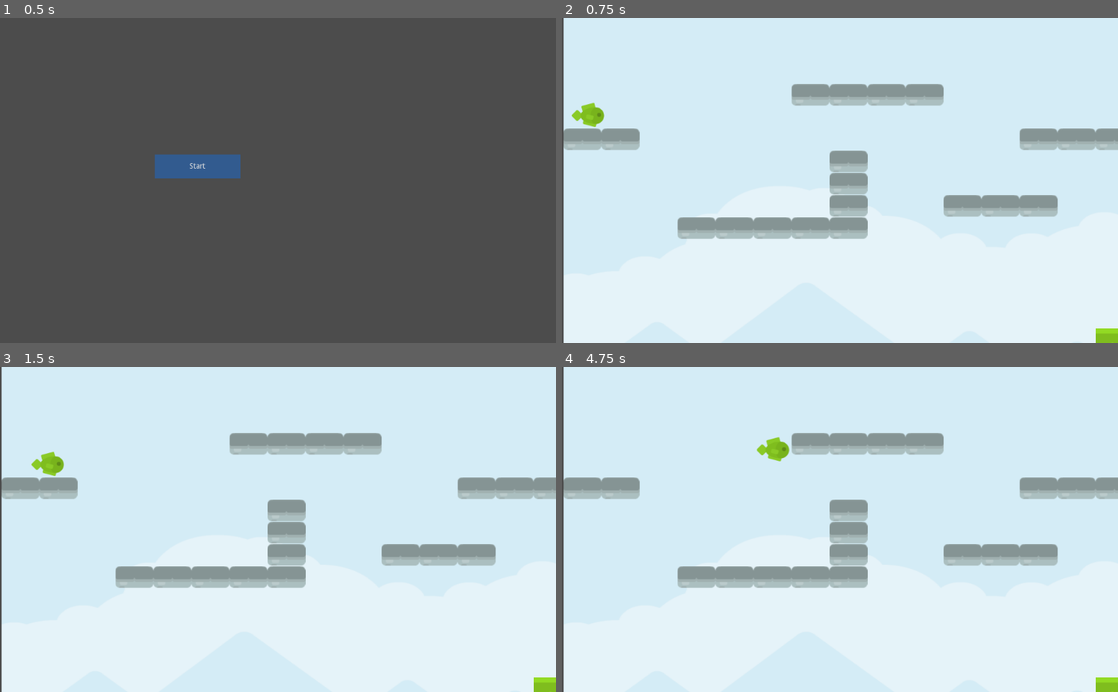
Above: before the commit, frames 1-4 (two rows, left to right).
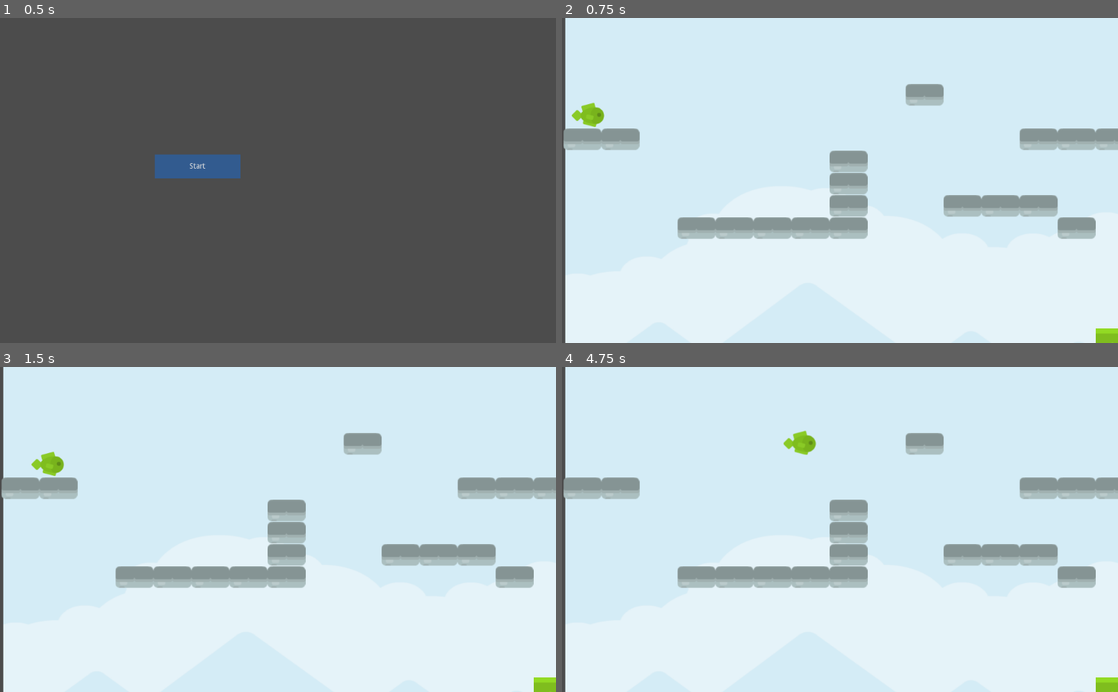
Above: after the commit, the same moments.

Repository: hellensoloviy/murio
Game: Godot game, scene res://Menu.tscn
Two runs of this game, one before a commit and one after it. Both use one fixed random seed, a clock stepped at 60 frames per second and the inputs below.
Inputs:
- Up to frame 1 (0.5 s): no input
- Up to frame 2 (0.75 s): click "Start" at 0.5 s
- Up to frame 3 (1.5 s): tap Enter at 1.25 s; hold D (move_right) from 1.28 s (still down)
- Up to frame 4 (4.75 s): tap W (jump) at 1.52, 2.27, 3.77, 4.52 s; release D (move_right) at 2.78 s; hold A (move_left) 2.78-3.53 s; hold D (move_right) from 3.53 s (still down)

Frame 1 is identical in both runs. In frame 2, 2.1% of the frame differs, in the area x 0-96%, y 0-100%; in frame 3, 2.1%; in frame 4, 2.5%.

Commit message:
add snake_enemy with animation;
added one of the enemies to the main scene;

Diff:
--- a/MainScene.tscn
+++ b/MainScene.tscn
@@ -1,10 +1,11 @@
-[gd_scene load_steps=9 format=2]
+[gd_scene load_steps=11 format=2]
 
 [ext_resource path="res://Player.tscn" type="PackedScene" id=1]
 [ext_resource path="res://sprites/uncolored_piramids.png" type="Texture" id=2]
 [ext_resource path="res://sprites/castleHalf.png" type="Texture" id=3]
 [ext_resource path="res://sprites/grassHalf_mid.png" type="Texture" id=4]
 [ext_resource path="res://sprites/grassHalf_left.png" type="Texture" id=5]
+[ext_resource path="res://enemy_snake.tscn" type="PackedScene" id=6]
 
 [sub_resource type="ConvexPolygonShape2D" id=1]
 points = PoolVector2Array( 70, 39.537, 1.16327, 39.537, 0, 0, 70, 0 )
@@ -70,13 +71,15 @@
 } ]
 2/z_index = 0
 
+[sub_resource type="TileSet" id=4]
+
 [node name="root" type="Node2D"]
 
 [node name="background" type="TileMap" parent="."]
 format = 1
 
 [node name="uncolored_piramids" type="Sprite" parent="background"]
-position = Vector2( 773.193, 575.408 )
+position = Vector2( 776.178, 575.607 )
 scale = Vector2( 1.50426, 1.12508 )
 texture = ExtResource( 2 )
 
@@ -96,4 +99,11 @@
 tile_set = SubResource( 3 )
 cell_size = Vector2( 70, 41 )
 format = 1
-tile_data = PoolIntArray( 196614, 0, 0, 196615, 0, 0, 196616, 0, 0, 196617, 0, 0, 196624, 0, 0, 196625, 0, 0, 196626, 0, 0, 327680, 0, 0, 327681, 0, 0, 327692, 0, 0, 327693, 0, 0, 327694, 0, 0, 327695, 0, 0, 393223, 0, 0, 393235, 0, 0, 393236, 0, 0, 393237, 0, 0, 458759, 0, 0, 524295, 0, 0, 524298, 0, 0, 524299, 0, 0, 524300, 0, 0, 589827, 0, 0, 589828, 0, 0, 589829, 0, 0, 589830, 0, 0, 589831, 0, 0, 786452, 2, 0, 917518, 2, 0, 9175 …(172 unchanged characters)…
+tile_data = PoolIntArray( 196617, 0, 0, 196624, 0, 0, 196625, 0, 0, 196626, 0, 0, 327680, 0, 0, 327681, 0, 0, 327692, 0, 0, 327693, 0, 0, 327694, 0, 0, 327695, 0, 0, 393223, 0, 0, 393235, 0, 0, 393236, 0, 0, 393237, 0, 0, 458759, 0, 0, 524295, 0, 0, 524298, 0, 0, 524299, 0, 0, 524300, 0, 0, 589827, 0, 0, 589828, 0, 0, 589829, 0, 0, 589830, 0, 0, 589831, 0, 0, 589837, 0, 0, 786452, 2, 0, 917518, 2, 0, 9175 …(172 unchanged characters)…
+
+[node name="TileMap" type="TileMap" parent="TileMap2"]
+tile_set = SubResource( 4 )
+format = 1
+
+[node name="enemy_snake" parent="." instance=ExtResource( 6 )]
+position = Vector2( 1122.87, 535.509 )
--- /dev/null
+++ b/enemy_snake.gd
@@ -0,0 +1,16 @@
+extends KinematicBody2D
+
+
+# Declare member variables here. Examples:
+# var a = 2
+# var b = "text"
+
+
+# Called when the node enters the scene tree for the first time.
+func _ready():
+	$AnimationPlayer.play("Idle")
+
+
+# Called every frame. 'delta' is the elapsed time since the previous frame.
+#func _process(delta):
+#	pass
--- /dev/null
+++ b/enemy_snake.tscn
@@ -0,0 +1,85 @@
+[gd_scene load_steps=7 format=2]
+
+[ext_resource path="res://sprites/enemies/snake/enemy05_sheet.png" type="Texture" id=1]
+[ext_resource path="res://enemy_snake.gd" type="Script" id=2]
+
+[sub_resource type="Animation" id=1]
+resource_name = "Idle"
+length = 0.9
+loop = true
+tracks/0/type = "value"
+tracks/0/path = NodePath("enemy05_sheet:frame")
+tracks/0/interp = 1
+tracks/0/loop_wrap = true
+tracks/0/imported = false
+tracks/0/enabled = true
+tracks/0/keys = {
+"times": PoolRealArray( 0, 0.1, 0.2, 0.3, 0.4, 0.5, 0.6, 0.7, 0.8 ),
+"transitions": PoolRealArray( 1, 1, 1, 1, 1, 1, 1, 1, 1 ),
+"update": 1,
+"values": [ 0, 1, 2, 3, 4, 5, 6, 7, 8 ]
+}
+
+[sub_resource type="Animation" id=3]
+resource_name = "attack"
+length = 0.6
+loop = true
+tracks/0/type = "value"
+tracks/0/path = NodePath("enemy05_sheet:frame")
+tracks/0/interp = 1
+tracks/0/loop_wrap = true
+tracks/0/imported = false
+tracks/0/enabled = true
+tracks/0/keys = {
+"times": PoolRealArray( 0, 0.1, 0.2, 0.3, 0.4, 0.5 ),
+"transitions": PoolRealArray( 1, 1, 1, 1, 1, 1 ),
+"update": 1,
+"values": [ 15, 16, 17, 18, 19, 20 ]
+}
+
+[sub_resource type="Animation" id=4]
+resource_name = "hit"
+length = 0.3
+loop = true
+tracks/0/type = "value"
+tracks/0/path = NodePath("enemy05_sheet:frame")
+tracks/0/interp = 1
+tracks/0/loop_wrap = true
+tracks/0/imported = false
+tracks/0/enabled = true
+tracks/0/keys = {
+"times": PoolRealArray( 0, 0.1, 0.2 ),
+"transitions": PoolRealArray( 1, 1, 1 ),
+"update": 1,
+"values": [ 21, 22, 23 ]
+}
+
+[sub_resource type="Animation" id=2]
+resource_name = "walk"
+length = 0.6
+loop = true
+tracks/0/type = "value"
+tracks/0/path = NodePath("enemy05_sheet:frame")
+tracks/0/interp = 1
+tracks/0/loop_wrap = true
+tracks/0/imported = false
+tracks/0/enabled = true
+tracks/0/keys = {
+"times": PoolRealArray( 0, 0.1, 0.2, 0.3, 0.4, 0.5 ),
+"transitions": PoolRealArray( 1, 1, 1, 1, 1, 1 ),
+"update": 1,
+"values": [ 9, 10, 11, 12, 13, 14 ]
+}
+
+[node name="enemy_snake" type="KinematicBody2D"]
+script = ExtResource( 2 )
+
+[node name="enemy05_sheet" type="Sprite" parent="."]
+texture = ExtResource( 1 )
+hframes = 24
+
+[node name="AnimationPlayer" type="AnimationPlayer" parent="."]
+anims/Idle = SubResource( 1 )
+anims/attack = SubResource( 3 )
+anims/hit = SubResource( 4 )
+anims/walk = SubResource( 2 )
Binary file added: sprites/enemies/snake/enemy05_sheet.png
Not shown, added: sprites/enemies/snake/enemy05_sheet.png.import
